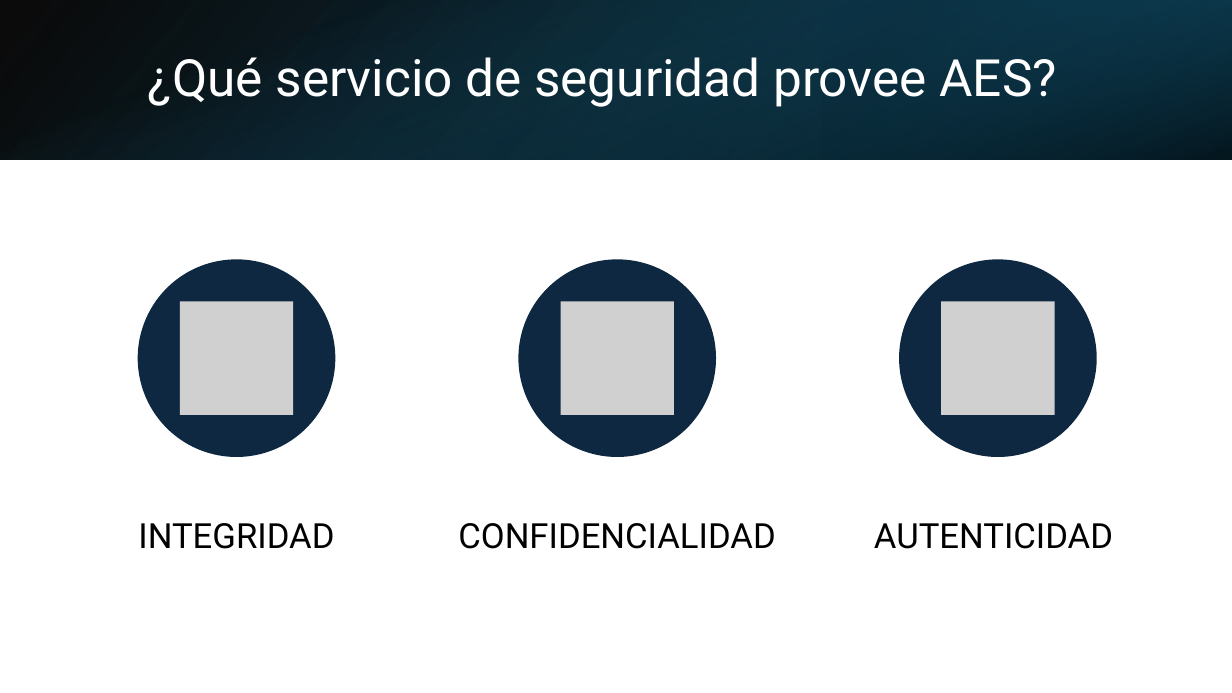
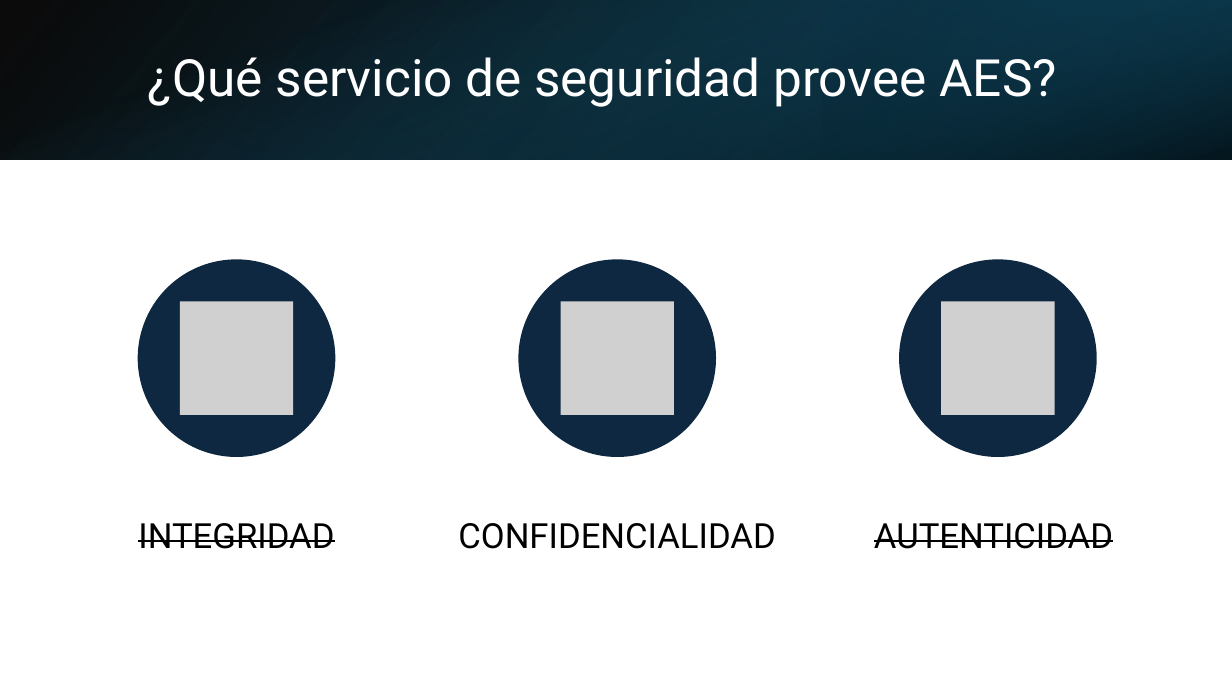
Before and after one commit to AlexPs06/Funciones-hash-vectorizadas, a slide deck: slide 16 of presentacion cripto hash.pptx. Drawn at 1232x693 pixels with LibreOffice and Linux fonts; fonts in the diff are those of the drawing; grey boxes stand for pictures. Boxes give left, top, right and bottom in pixels: in the first picture for what was removed or moved away, otherwise in the second. Text is boxed around its words. In the diff, an @@ line names an element or a change of style, - is before the commit and + after.

```diff
--- a/presentacion cripto hash.pptx
+++ b/presentacion cripto hash.pptx
@@ text "INTEGRIDAD" at (x1=138, y1=523, x2=334, y2=549): strikethrough on @@
@@ text "AUTENTICIDAD" at (x1=874, y1=523, x2=1113, y2=549): strikethrough on @@
```
Also in this commit, not shown: 1 other slide changed, 1 slide removed, 1 other file.
